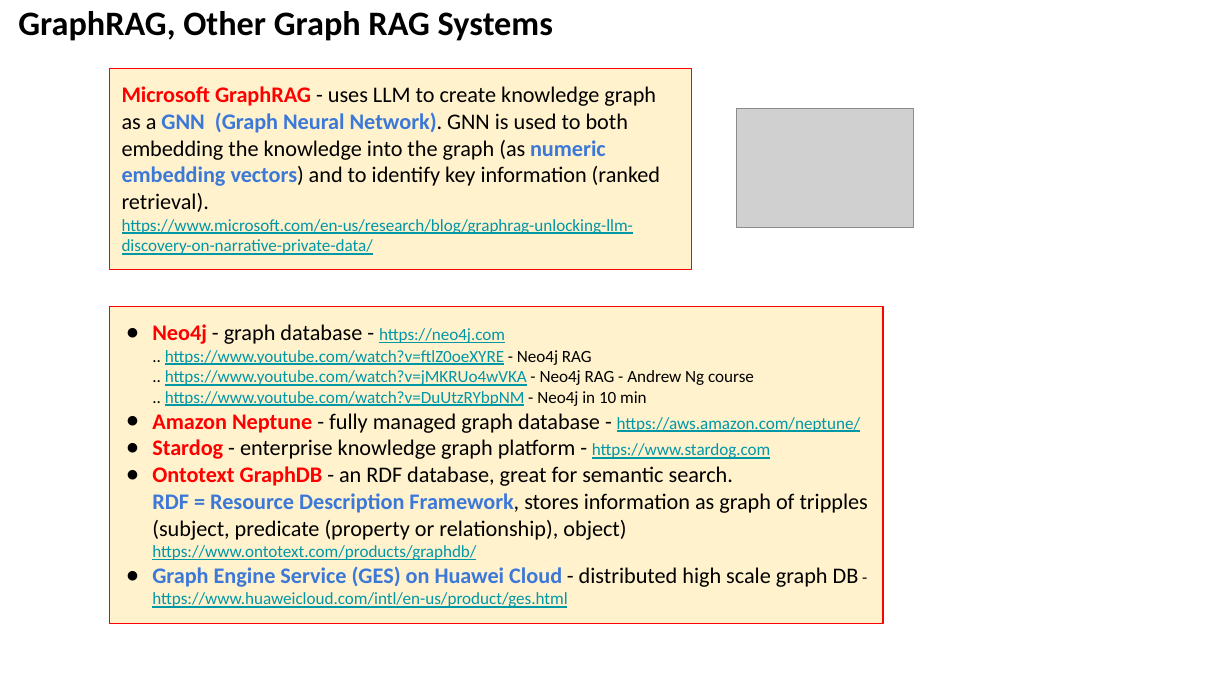
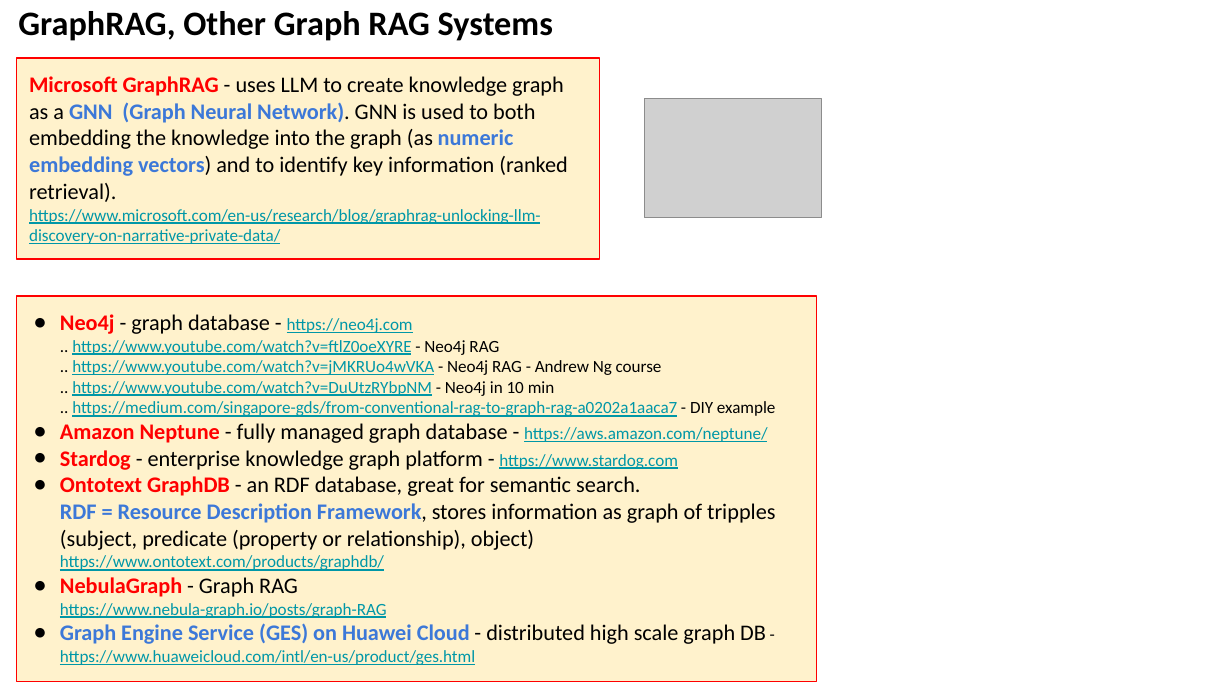
Before and after one commit to lselector/seminar, a slide deck: slide 18 of 2024/2024-03-29-AI-Updates.pptx. Drawn at 1232x693 pixels with LibreOffice and Linux fonts; fonts in the diff are those of the drawing; grey boxes stand for pictures. Boxes give left, top, right and bottom in pixels: in the first picture for what was removed or moved away, otherwise in the second. Text is boxed around its words. In the diff, an @@ line names an element or a change of style, - is before the commit and + after.

Commit message:
update

```diff
--- a/2024/2024-03-29-AI-Updates.pptx
+++ b/2024/2024-03-29-AI-Updates.pptx
@@ rectangle "Microsoft GraphRAG - uses LLM ...": place and size @@
-rectangle "Microsoft GraphRAG - uses LLM ..." at <box>110,68,692,269</box>
+rectangle "Microsoft GraphRAG - uses LLM ..." at <box>17,58,600,259</box>
@@ picture: place and size @@
-picture at <box>737,108,914,228</box>
+picture at <box>644,99,822,218</box>
@@ rectangle "Neo4j - graph database - ...": place and size @@
-rectangle "Neo4j - graph database - ..." at <box>110,307,883,625</box>
+rectangle "Neo4j - graph database - ..." at <box>17,296,817,681</box>
@@ text in rectangle at <box>60,314,776,417</box>: text changed @@
-● Neo4j - graph database - https://neo4j.com
-  .. https://www.youtube.com/watch?v=ftlZ0oeXYRE - Neo4j RAG
-  .. https://www.youtube.com/watch?v=jMKRUo4wVKA - Neo4j RAG - Andrew Ng course
-  .. https://www.youtube.com/watch?v=DuUtzRYbpNM - Neo4j in 10 min
+● Neo4j - graph database - https://neo4j.com
+  .. https://www.youtube.com/watch?v=ftlZ0oeXYRE - Neo4j RAG
+  .. https://www.youtube.com/watch?v=jMKRUo4wVKA - Neo4j RAG - Andrew Ng course
+  .. https://www.youtube.com/watch?v=DuUtzRYbpNM - Neo4j in 10 min
+  .. https://medium.com/singapore-gds/from-conventional-rag-to-graph-rag-a0202a1aaca7 - DIY example
@@ text in rectangle at <box>60,577,387,618</box>: paragraph added @@
+● NebulaGraph - Graph RAG
+  https://www.nebula-graph.io/posts/graph-RAG
```
Also in this commit, not shown: 5 other slides changed.
